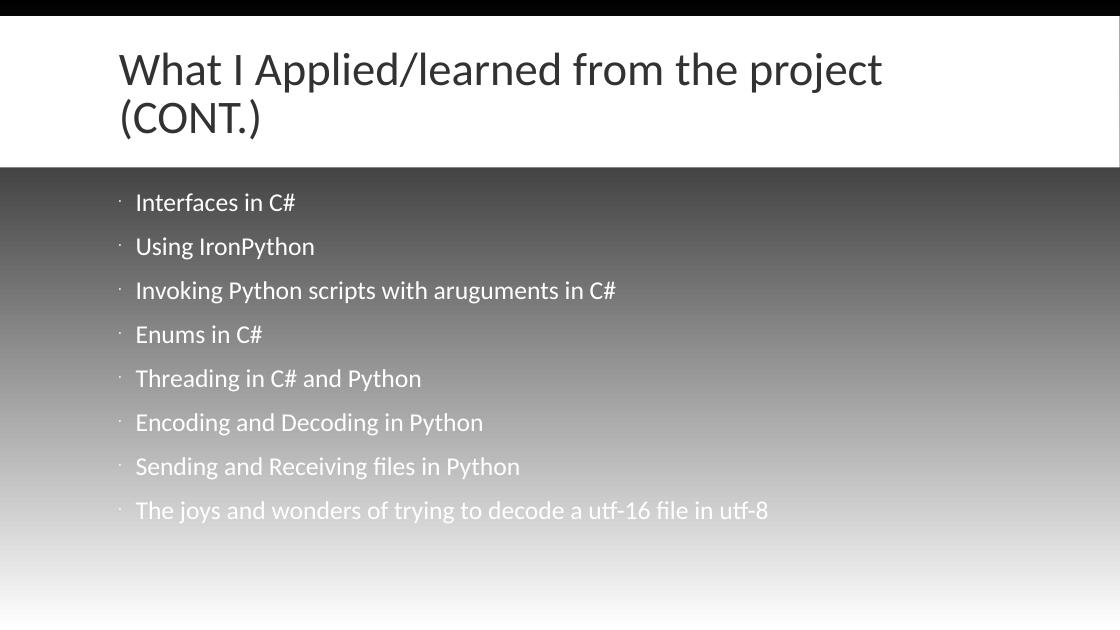
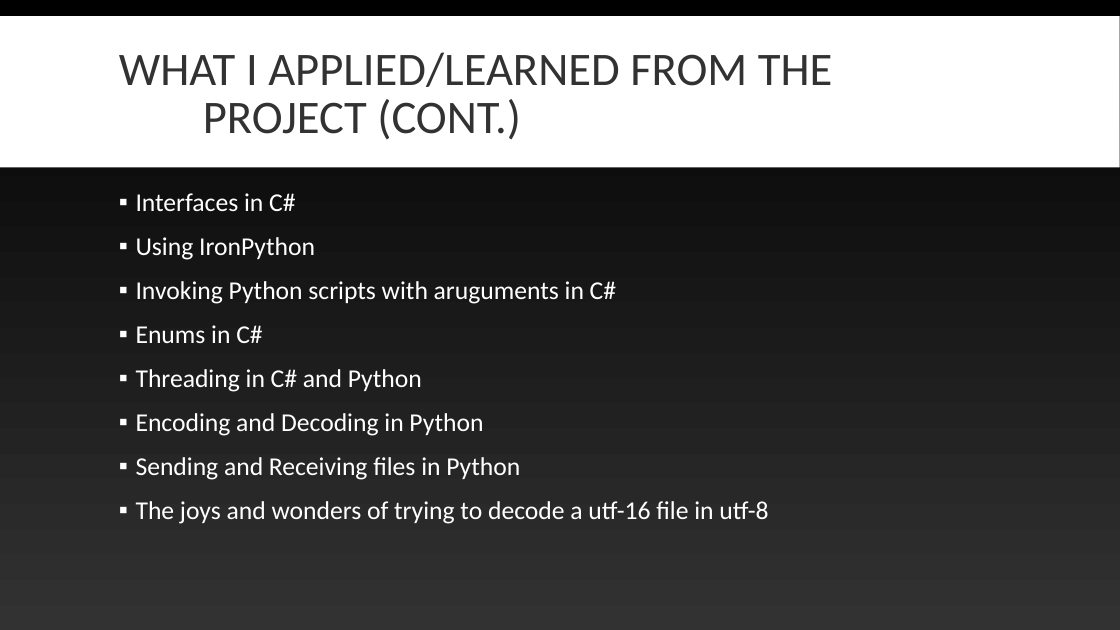
Before and after one commit to Blankpanda/chat_client, a slide deck: slide 35 of powerpoint/resources/Final Presentation Caleb Ellis.ppt. Drawn at 1120x630 pixels with LibreOffice and Linux fonts; fonts in the diff are those of the drawing. Boxes give left, top, right and bottom in pixels: in the first picture for what was removed or moved away, otherwise in the second. Text is boxed around its words. In the diff, an @@ line names an element or a change of style, - is before the commit and + after.

```diff
--- a/powerpoint/resources/Final Presentation Caleb Ellis.ppt
+++ b/powerpoint/resources/Final Presentation Caleb Ellis.ppt
@@ background gradient #000000 to #FFFFFF to gradient #000000 to #323232 @@
@@ title at (119,52,833,140): text changed @@
-What I Applied/learned from the project (CONT.)
+WHAT I APPLIED/LEARNED FROM THE PROJECT (CONT.)
```
Also in this commit, not shown: 36 other slides changed, 2 slides added, 2 slides removed, 4 other files.
